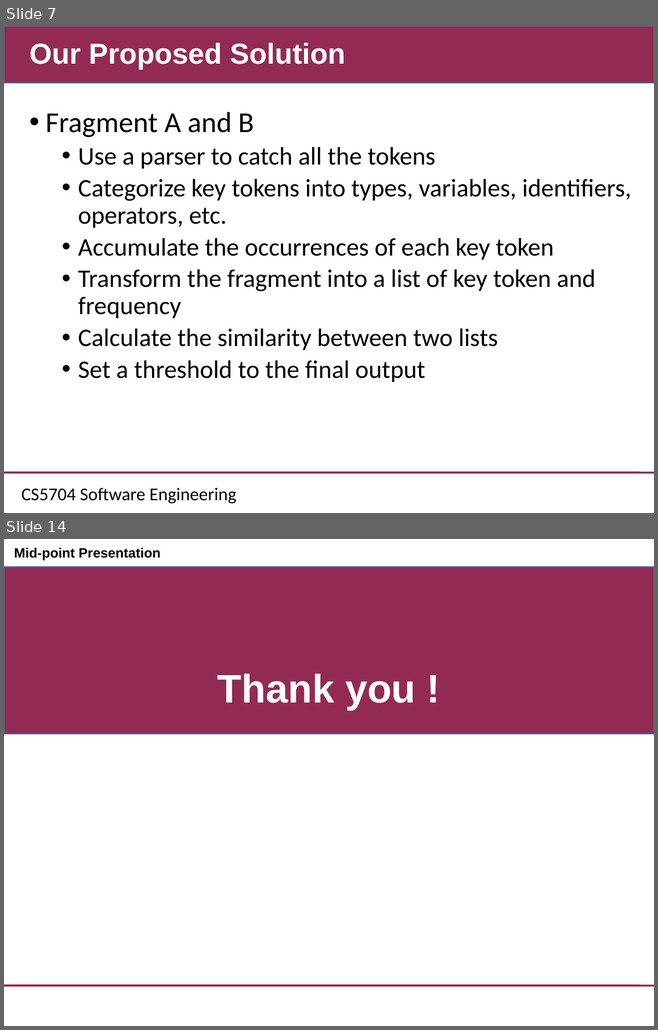
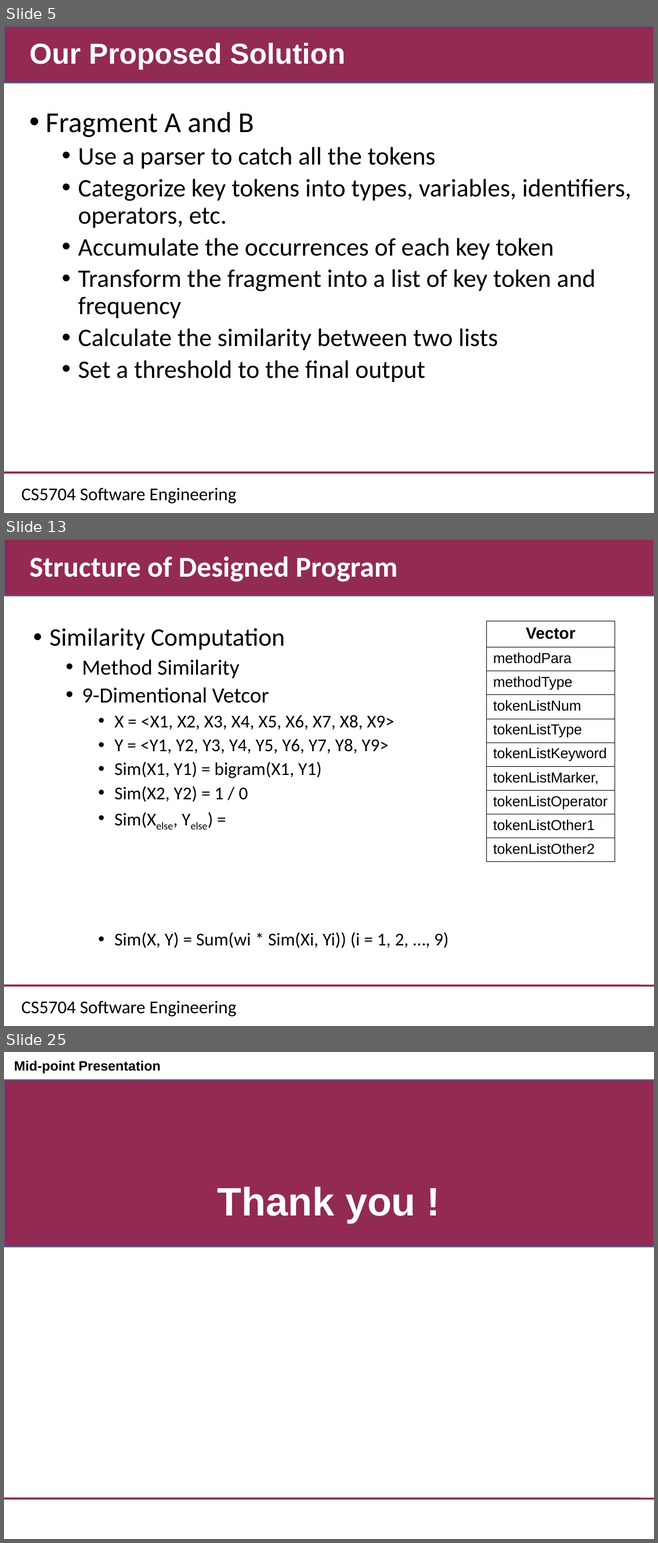
Before and after one commit to CSCC5704/Documents, a slide deck: CS5704_midpresentation.ppt. Shown one above the other, each under a label of ours: slides 7 and 14 before the commit, slides 5, 13 and 25 after it; the slides between them are not shown. The pictures are 658x1030 and 658x1543 pixels, drawn with LibreOffice and Linux fonts; fonts in the diff are those of the drawing; background and template pictures are left out. Boxes give left, top, right and bottom in pixels: in the first picture for what was removed or moved away, otherwise in the second. Text is boxed around its words. In the diff, an @@ line names an element or a change of style, - is before the commit and + after.

```diff
--- a/CS5704_midpresentation.ppt
+++ b/CS5704_midpresentation.ppt
@@ slide 13 added at <box>4,539,654,1026</box>, background #FFFFFF; not listed: 3 template elements that a slide beside it also shows @@
@@ title added at <box>30,556,398,582</box>, 32 pt, text #FFFFFF, bold @@
+Structure of Designed Program
@@ table added at <box>487,621,615,862</box>, 10 rows, 1 columns @@
+Vector
+methodPara
+methodType
+tokenListNum
+tokenListType
+tokenListKeyword
+tokenListMarker,
+tokenListOperator
+tokenListOther1
+tokenListOther2
@@ text added at <box>49,628,448,948</box>, 20 pt, text #000000 @@
+• Similarity Computation
+  • Method Similarity
+  • 9-Dimentional Vetcor
+    • X = <X1, X2, X3, X4, X5, X6, X7, X8, X9>
+    • Y = <Y1, Y2, Y3, Y4, Y5, Y6, Y7, Y8, Y9>
+    • Sim(X1, Y1) = bigram(X1, Y1)
+    • Sim(X2, Y2) = 1 / 0
+    • Sim(Xelse, Yelse) =
+    • Sim(X, Y) = Sum(wi * Sim(Xi, Yi)) (i = 1, 2, …, 9)
@@ what was slide 7 is now slide 5 @@
@@ what was slide 14 is now slide 25 @@
```
Also in this commit, not shown: 7 slides changed, 14 other slides added, 4 slides removed, 1 other file.
